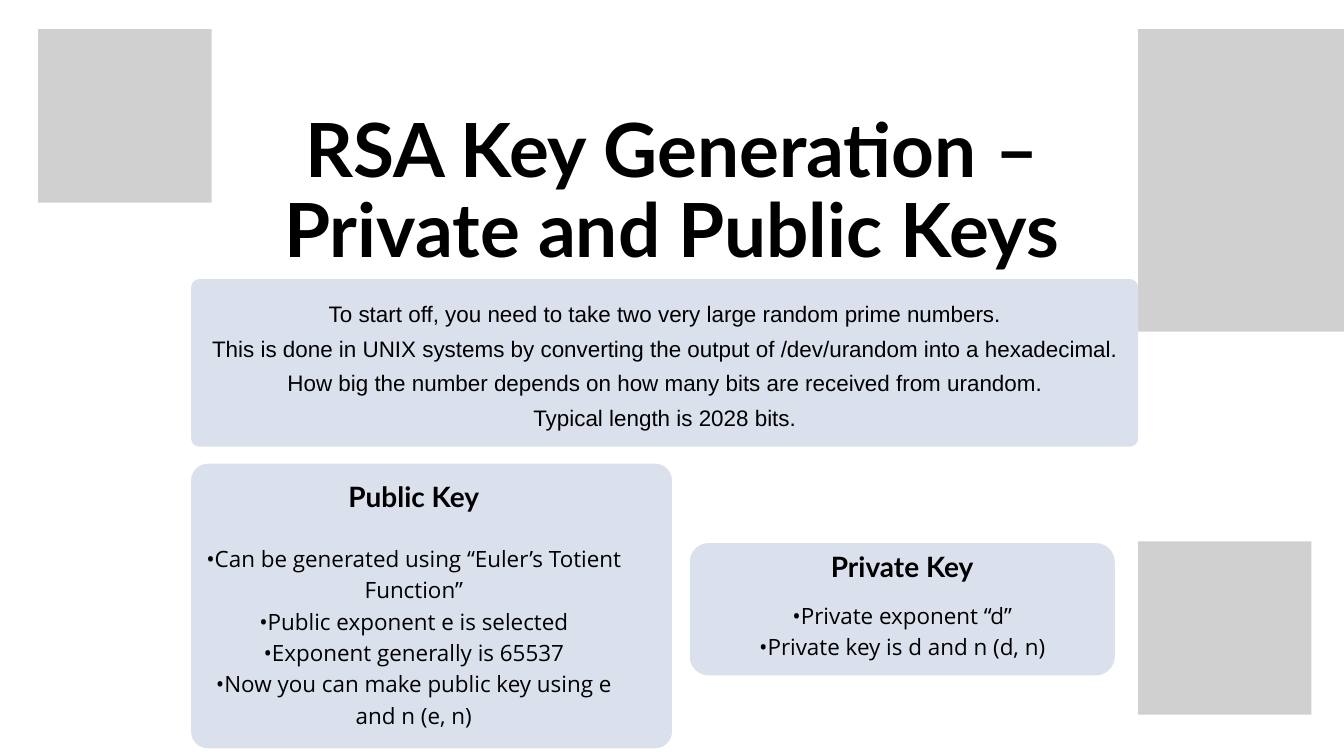
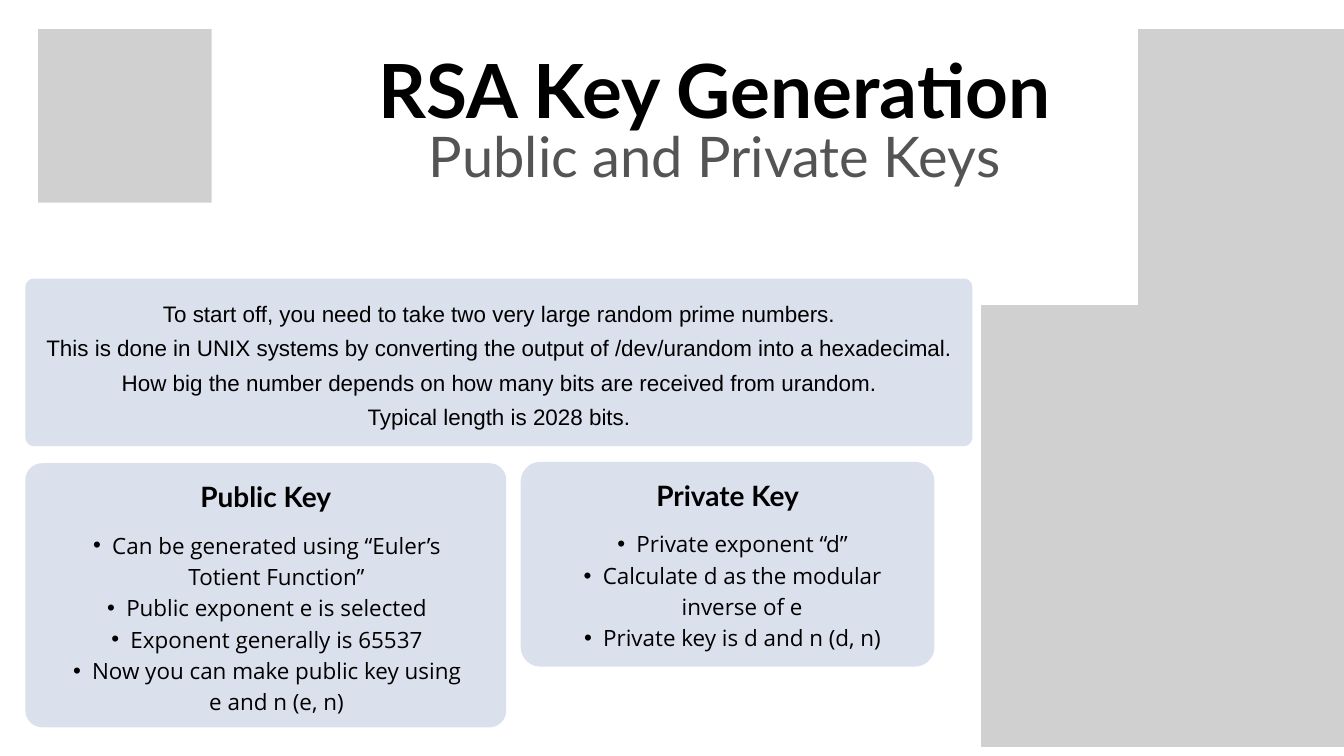
Before and after one commit to Muffinszer/cep146-teamproject1, a slide deck: slide 3 of RSA Encryption.pptx. Drawn at 1344x756 pixels with LibreOffice and Linux fonts; fonts in the diff are those of the drawing; grey boxes stand for pictures; background and template pictures are left out. Boxes give left, top, right and bottom in pixels: in the first picture for what was removed or moved away, otherwise in the second. Text is boxed around its words. In the diff, an @@ line names an element or a change of style, - is before the commit and + after.

```diff
--- a/RSA Encryption.pptx
+++ b/RSA Encryption.pptx
@@ text at [379,62,1050,131]: text changed @@
-RSA Key Generation – Private and Public Keys
+RSA Key Generation
@@ text added at [429,128,1000,187], 60 pt, text #545454 @@
+Public and Private Keys
@@ freeform shape: place and size @@
-freeform shape at [191,279,1138,446]
+freeform shape at [26,279,972,446]
@@ text "To start off, you need ...": place and size @@
-text "To start off, you need ..." at [212,305,1117,431]
+text "To start off, you need ..." at [46,305,951,430]
@@ picture added at [981,305,1344,747] @@
@@ freeform shape: place and size @@
-freeform shape at [191,464,672,748]
+freeform shape at [26,463,507,727]
@@ freeform shape: place and size @@
-freeform shape at [689,543,1114,675]
+freeform shape at [521,462,935,667]
@@ text "Public Key": place and size @@
-text "Public Key" at [348,486,479,512]
+text "Public Key" at [200,486,331,512]
@@ text "Private Key": place and size @@
-text "Private Key" at [831,556,973,582]
+text "Private Key" at [656,485,798,511]
@@ text at [92,537,461,714]: text changed @@
-•Can be generated using “Euler’s Totient Function”
-•Public exponent e is selected
-•Exponent generally is 65537
-•Now you can make public key using e and n (e, n)
+  • Can be generated using “Euler’s Totient Function”
+  • Public exponent e is selected
+  • Exponent generally is 65537
+  • Now you can make public key using e and n (e, n)
@@ text at [603,535,881,652]: text changed @@
-•Private exponent “d”
-•Private key is d and n (d, n)
+  • Private exponent “d”
+  • Calculate d as the modular inverse of e
+  • Private key is d and n (d, n)
```
Also in this commit, not shown: 6 other slides changed.
